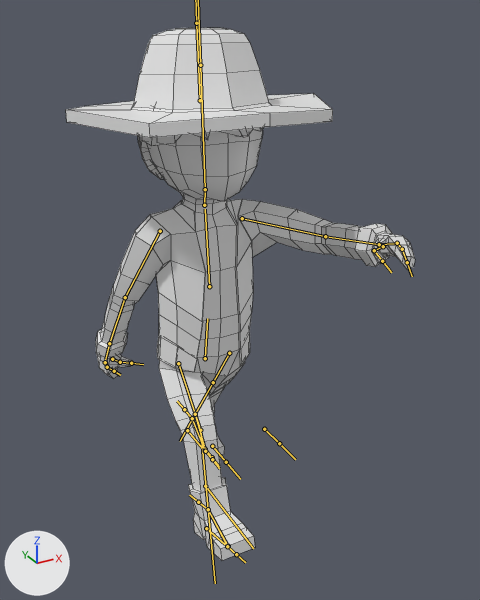
Before and after pictures for a commit that changed the FBX model OutofLight/Assets/Graphics/PlayerCharacter/Dave.fbx.
Rendered twice from a 50 mm camera at (-0.78, -1.675, 1.506) aimed at (0.07, -0.13, 0.733). Lighting does not change. The marker at lower left points along +X, +Y and +Z. Both versions are drawn at frame 8 of the action 'Armature|Walk'; the numbers are the values there. The bones that bend it are drawn over the model as lines. Mesh edges are drawn as thin lines.

The first picture shows 'Character'.
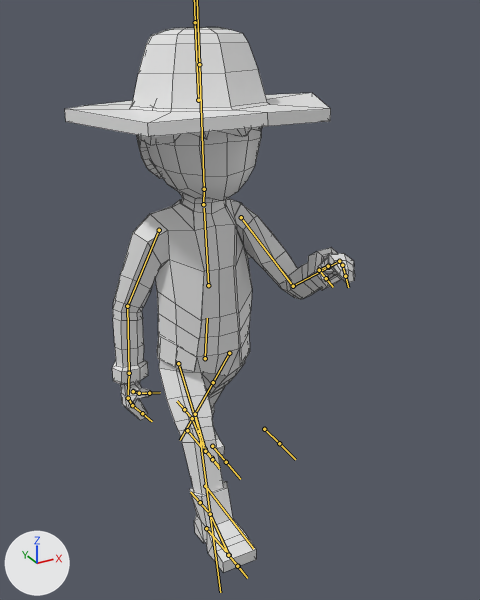
Boxes (x1, y1, x2, y2) around the edits, measured in the pictures (480 x 600 px):
'Character', posed (17% narrower): before (66, 28, 415, 561); after (65, 27, 354, 573)
bone 'Hat', root to tip: before (200, 100) to (196, 23); after (198, 100) to (195, 22)
bone 'Chest', root to tip: before (209, 286) to (205, 209); after (208, 285) to (204, 208)
bone 'Upper Arm.L', root to tip: before (242, 218) to (325, 236); after (241, 217) to (293, 286)
bone 'Lower Arm.L', root to tip: before (325, 236) to (379, 244); after (293, 286) to (328, 267)
bone 'Hand.L', root to tip: before (379, 244) to (394, 243); after (328, 267) to (338, 262)
bone 'Upper Arm.R', root to tip: before (160, 231) to (125, 297); after (159, 230) to (127, 306)
bone 'Lower Arm.R', root to tip: before (125, 297) to (109, 343); after (127, 306) to (129, 373)
bone 'Upper Leg.R', root to tip: before (178, 363) to (200, 430); after (178, 363) to (199, 431)
bone 'Lower Leg.R', root to tip: before (200, 430) to (208, 509); after (199, 431) to (210, 514)
bone 'Leg Control.R', root to tip: before (206, 528) to (225, 544); after (206, 528) to (226, 551)

What the commit changed:
Bone 'Hat' (bone_hat) moves from (0.13, -0.57, -0.03) to (0.13, -0.56, -0.12).
Bone 'Torso' (bone_torso) turns from (0, -1, 3) to (2, -1, 3) degrees about its own x, y and z.
Bone 'Chest' (bone_chest) turns from (-3, -1, 3) to (-1, -1, 3) degrees about its own x, y and z.
Bone 'Upper Arm.L' (bone_upper_arm_l) turns from (20, 24, -55) to (67, 105, 31) degrees about its own x, y and z.
Bone 'Lower Arm.L' (bone_lower_arm_l) turns from (17, -1, -20) to (112, -35, -18) degrees about its own x, y and z.
Bone 'Hand.L' (bone_hand_l) turns from (0, 0, 0) to (-12, -1, -1) degrees about its own x, y and z.
Bone 'Upper Arm.R' (bone_upper_arm_r) turns from (-14, -21, -16) to (-15, -5, -9) degrees about its own x, y and z.
Bone 'Lower Arm.R' (bone_lower_arm_r) turns from (-13, -6, -17) to (-16, 7, -6) degrees about its own x, y and z.
Bone 'Upper Leg.R' (bone_upper_leg_r) turns from (42, 0, 3) to (36, 0, 3) degrees about its own x, y and z.
Bone 'Lower Leg.R' (bone_lower_leg_r) turns from (29, 0, 0) to (19, 0, 0) degrees about its own x, y and z.
Bone 'Leg Control.R' (bone_leg_control_r) turns from (18, 0, 0) to (8, 0, 0) degrees about its own x, y and z.
